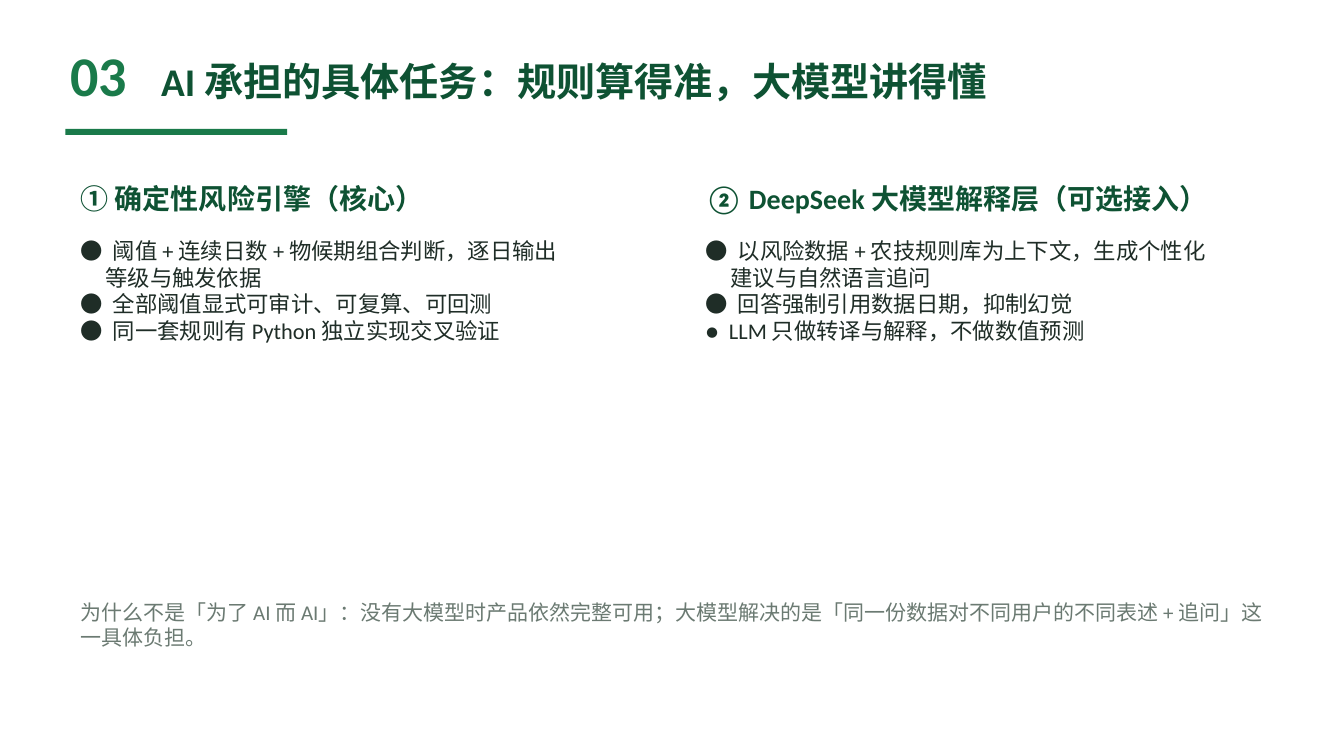
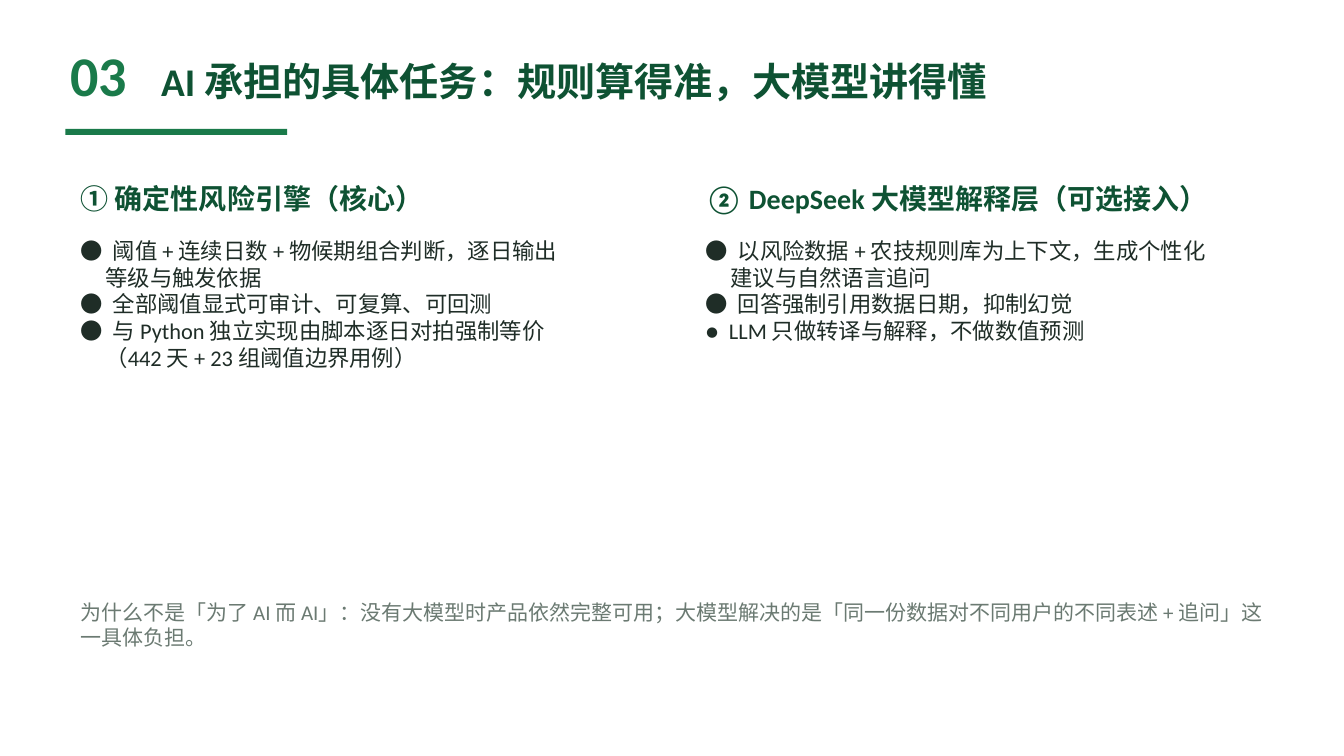
Before and after one commit to Pawnnwap/danju-zhihan, a slide deck: slide 4 of 丹橘知旱-参赛PPT.pptx. Drawn at 1344x756 pixels with LibreOffice and Linux fonts; fonts in the diff are those of the drawing. Boxes give left, top, right and bottom in pixels: in the first picture for what was removed or moved away, otherwise in the second. Text is boxed around its words. In the diff, an @@ line names an element or a change of style, - is before the commit and + after.

Commit message:
R3 对抗迭代：等价性闸门与十年基线落地，材料按评委质询逐条回写
- parity_check：JS↔Python 442 天逐日对拍 + 23 组阈值边界合成用例 + 物候表全年无洞（含闰日）
- 修真 bug：rain30 取整口径分叉、热害死分支、缺测日使干旱虚高（改为窗口不满30天不判级）、
  幼果期低温分级缺失致跨期跳两档、闰日 2/29 落兜底
- backtest.py 扩为四类风险镜像 + --fixture 离线复算 + --check 头条数字回归闸门
- 输入序列冻结入库（2016-2025 共3653天，记录实际格点与拉取时间），评审可离线复算
- baseline_stats：十年提示负担基线；休眠期照判则89.8%天数带级（证明不出级是噪声控制）；
  ET0 水分亏缺试验——直接OR并入会使膨大期重级由0天/年升至38天/年，故按物候期定标列入试点
- 时效归因不抢功：2022 首个重级由单日≥39℃触发，连续升级另贡献3天且在峰值之后
- app.js：12s超时+重试+返回契约校验、archive/forecast 分别降级、LLM与用户输入 HTML 转义、
  上下文补未来7天；smoke_app 烟测 load() 全流程
- docs/01-03+README+PPT 同步更正；Open-Meteo 免费层非商业条款与收费后成本入档；
  12个月收入为0、bus factor=1、退场触达边界、外部性分级确认回路、试点前置协议与凭证留存规则

```diff
--- a/丹橘知旱-参赛PPT.pptx
+++ b/丹橘知旱-参赛PPT.pptx
@@ text at box(105, 320, 545, 368): text changed @@
-● 同一套规则有 Python 独立实现交叉验证
+● 与 Python 独立实现由脚本逐日对拍强制等价
+（442 天 + 23 组阈值边界用例）
```
Also in this commit, not shown: 2 other slides changed, 15 other files.
